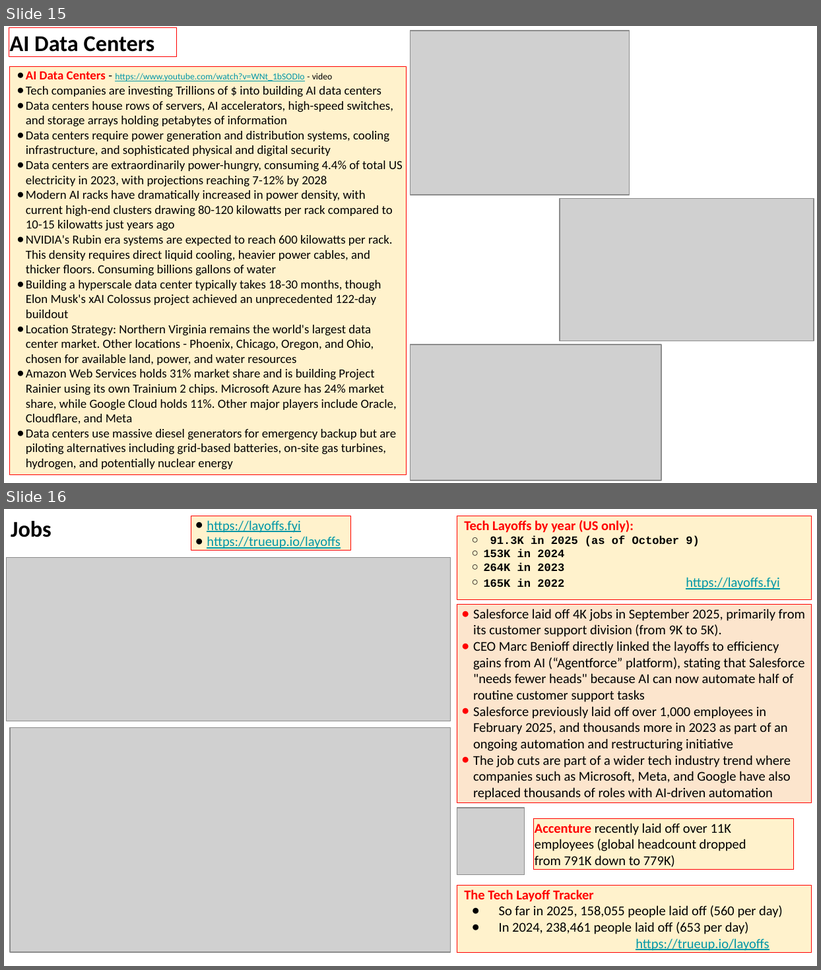
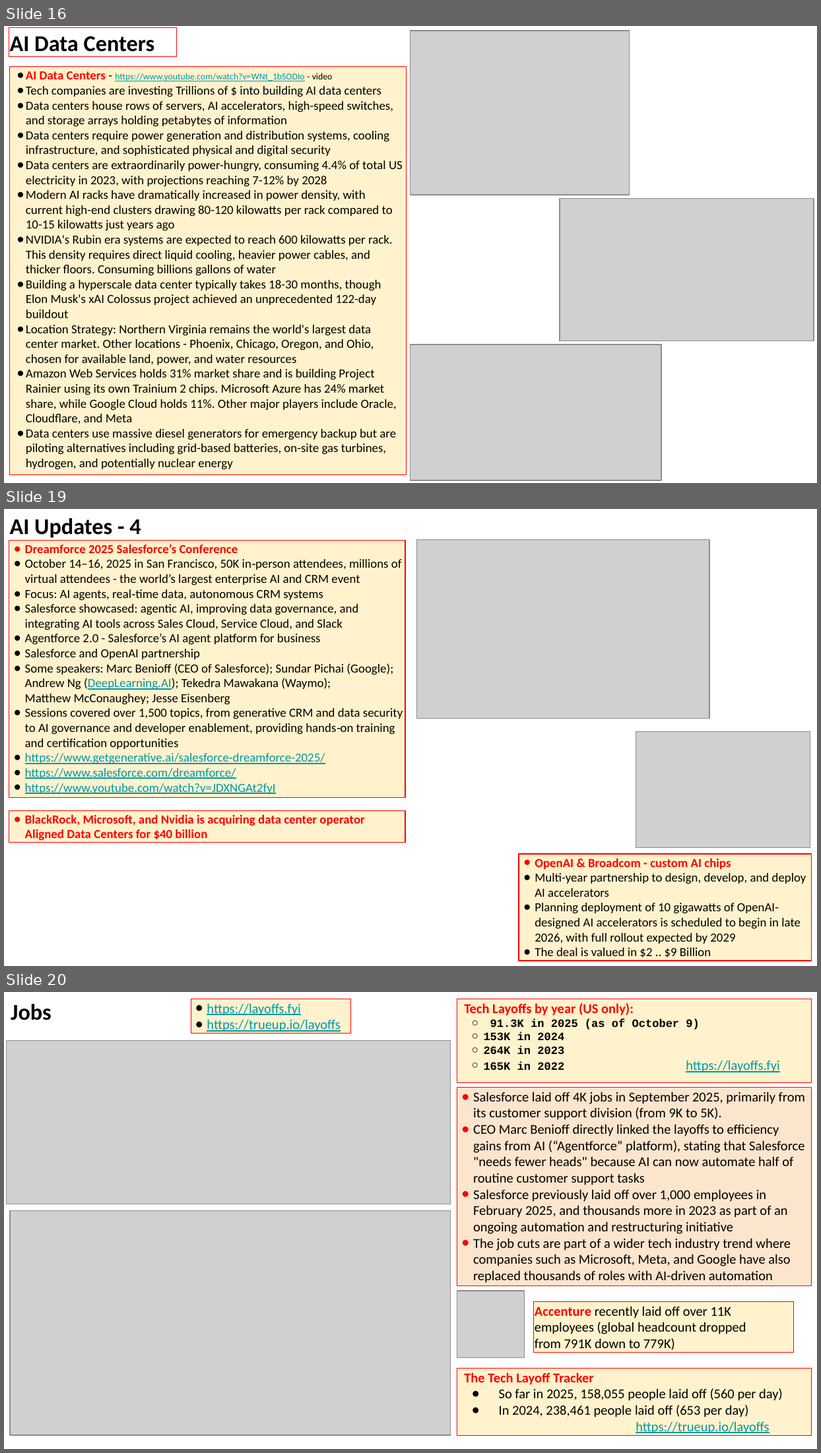
Before and after one commit to lselector/seminar, a slide deck: 2025/2025-10-17-AI-Updates.pptx. Shown one above the other, each under a label of ours: slides 15 and 16 before the commit, slides 16, 19 and 20 after it; the slides between them are not shown. The pictures are 821x970 and 821x1453 pixels, drawn with LibreOffice and Linux fonts; fonts in the diff are those of the drawing; grey boxes stand for pictures. Boxes give left, top, right and bottom in pixels: in the first picture for what was removed or moved away, otherwise in the second. Text is boxed around its words. In the diff, an @@ line names an element or a change of style, - is before the commit and + after.

```diff
--- a/2025/2025-10-17-AI-Updates.pptx
+++ b/2025/2025-10-17-AI-Updates.pptx
@@ slide 19 added at [4,509,817,966], background #FFFFFF @@
@@ text added at [10,518,141,538], 20 pt, text #000000, bold @@
+AI Updates - 4
@@ rectangle added at [9,540,406,797], fill #FFF2CC, outline #FF0000 0.75 pt, 11 pt, text #000000 @@
+● Dreamforce 2025 Salesforce’s Conference
+● October 14–16, 2025 in San Francisco, 50K in‑person attendees, millions of virtual attendees - the world’s largest enterprise AI and CRM event
+● Focus: AI agents, real‑time data, autonomous CRM systems
+● Salesforce showcased: agentic AI, improving data governance, and integrating AI tools across Sales Cloud, Service Cloud, and Slack
+● Agentforce 2.0 - Salesforce’s AI agent platform for business
+● Salesforce and OpenAI partnership
+● Some speakers: Marc Benioff (CEO of Salesforce); Sundar Pichai (Google); Andrew Ng (DeepLearning.AI); Tekedra Mawakana (Waymo); Matthew McConaughey; Jesse Eisenberg
+● Sessions covered over 1,500 topics, from generative CRM and data security to AI governance and developer enablement, providing hands‑on training and certification opportunities
+● https://www.getgenerative.ai/salesforce-dreamforce-2025/
+● https://www.salesforce.com/dreamforce/
+● https://www.youtube.com/watch?v=JDXNGAt2fyI
@@ picture added at [417,540,710,719] @@
@@ picture added at [636,732,810,848] @@
@@ rectangle added at [9,811,406,842], fill #FFF2CC, outline #FF0000 0.75 pt, 11 pt, text #FF0000, bold @@
+● BlackRock, Microsoft, and Nvidia is acquiring data center operator Aligned Data Centers for $40 billion
@@ rectangle added at [519,855,811,962], fill #FFF2CC, outline #FF0000 0.75 pt, 11 pt, text #000000 @@
+● OpenAI & Broadcom - custom AI chips
+● Multi-year partnership to design, develop, and deploy AI accelerators
+● Planning deployment of 10 gigawatts of OpenAI-designed AI accelerators is scheduled to begin in late 2026, with full rollout expected by 2029
+● The deal is valued in $2 .. $9 Billion
@@ what was slide 15 is now slide 16 @@
@@ what was slide 16 is now slide 20 @@
```
Also in this commit, not shown: 1 slide changed, 3 other slides added.
